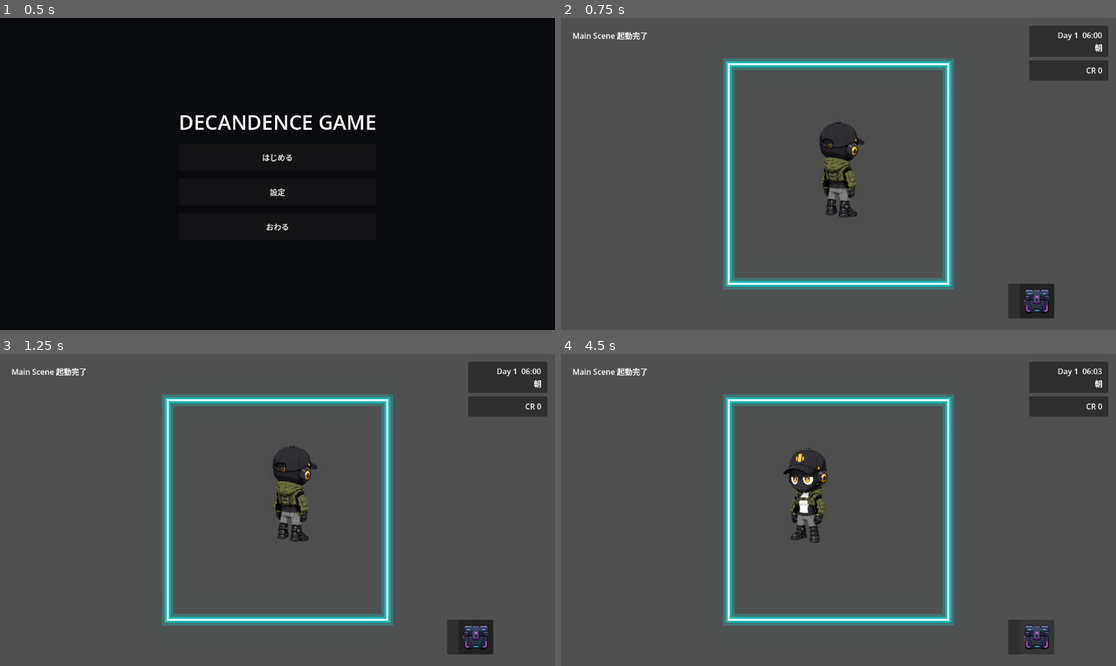
Above: before the commit, frames 1-4 (two rows, left to right).
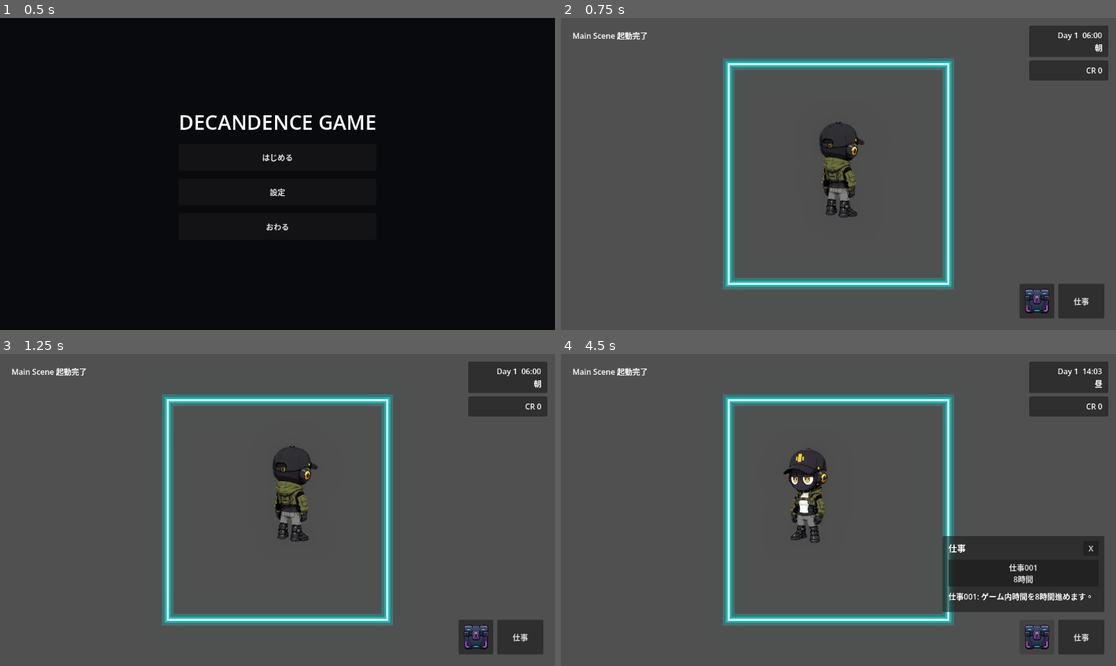
Above: after the commit, the same moments.

Repository: grimoire1089-coder/optimistic
Game: Godot game, scene res://Scenes/Boot/TitleScene.tscn
The game is run twice, just before and just after one commit, with the same random seed, the same clock (stepped at 60 frames per second) and the same inputs.
Inputs (mouse positions are in pixels of both pictures, inside the frame that each line leads up to):
- Up to frame 1 (0.5 s): no input
- Up to frame 2 (0.75 s): click "はじめる" at 0.5 s
- Up to frame 3 (1.25 s): no input
- Up to frame 4 (4.5 s): click (1038, 637) at 1.25 s; click "仕事" at 2 s; click (1021, 572) at 2.75 s, where only the run after the commit has a clickable "仕事001 8時間"; click "仕事" at 3.5 s; click (1038, 637) at 4.25 s

Frame 1 is identical in both runs. In frame 2, 1.1% of the frame differs, in the area x 80-98%, y 85-97%; in frame 3, 1.1%; in frame 4, 8.1%, in the area x 68-98%, y 4-97%.

Commit message:
Place inventory button left of work button

Diff:
--- a/Scenes/Main/MainScene.tscn
+++ b/Scenes/Main/MainScene.tscn
@@ -41,8 +41,6 @@
 
 [node name="WorkMenu" parent="CanvasLayer" unique_id=603449311 instance=ExtResource("8_work_menu")]
 
+[node name="InventoryButton" parent="CanvasLayer" instance=ExtResource("9_inventory_button")]
+
 [node name="WorkCreditButton" parent="CanvasLayer" unique_id=44562355 instance=ExtResource("7_work_credit_button")]
-offset_left = -224.0
-offset_right = -128.0
-
-[node name="InventoryButton" parent="CanvasLayer" instance=ExtResource("9_inventory_button")]
